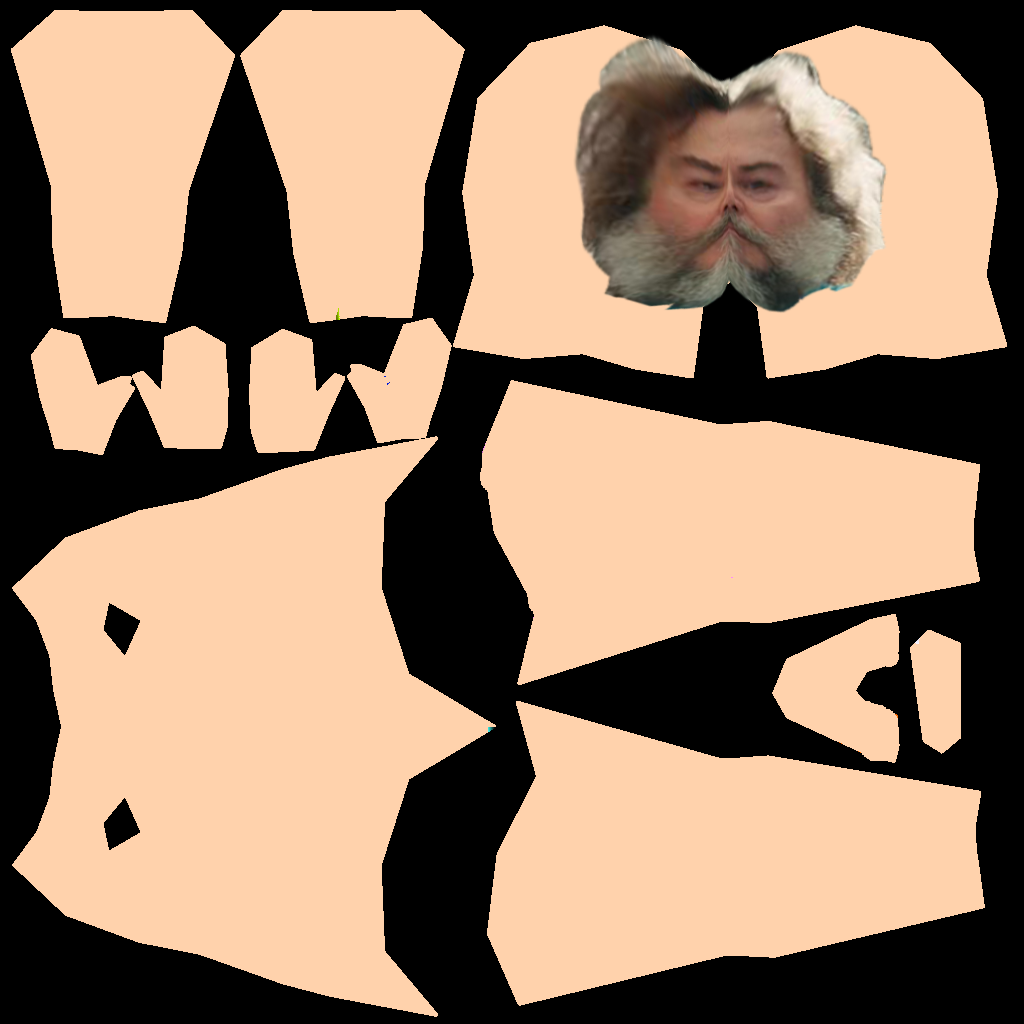
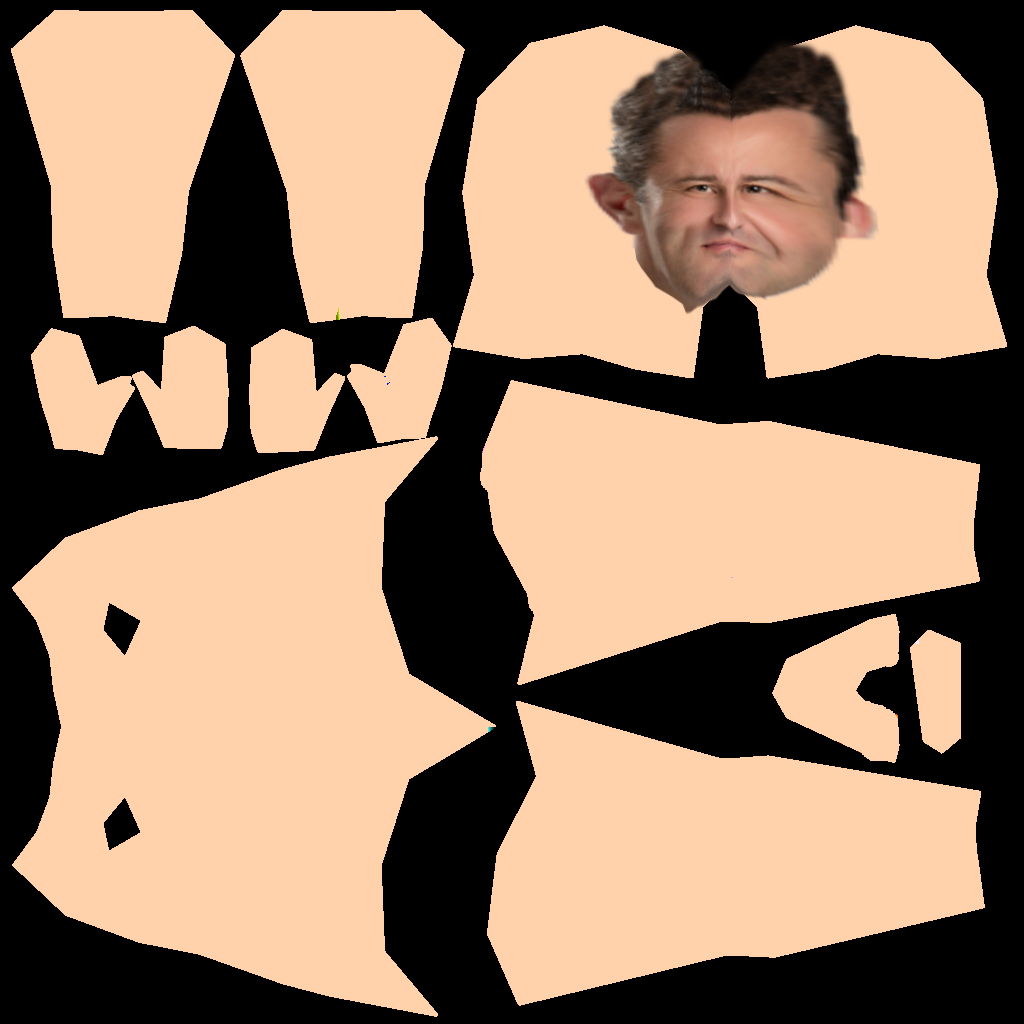
Two versions of the same layered image (1024x1024). Layer-by-layer changes:
added layer "Layer 6" above "Layer 5" over (583, 44, 731, 315)
added layer "Layer 5" above "Layer 3" over (722, 39, 879, 302)
hid "Layer 3" over (728, 48, 888, 314)
hid "Layer 2" over (573, 34, 731, 311)
